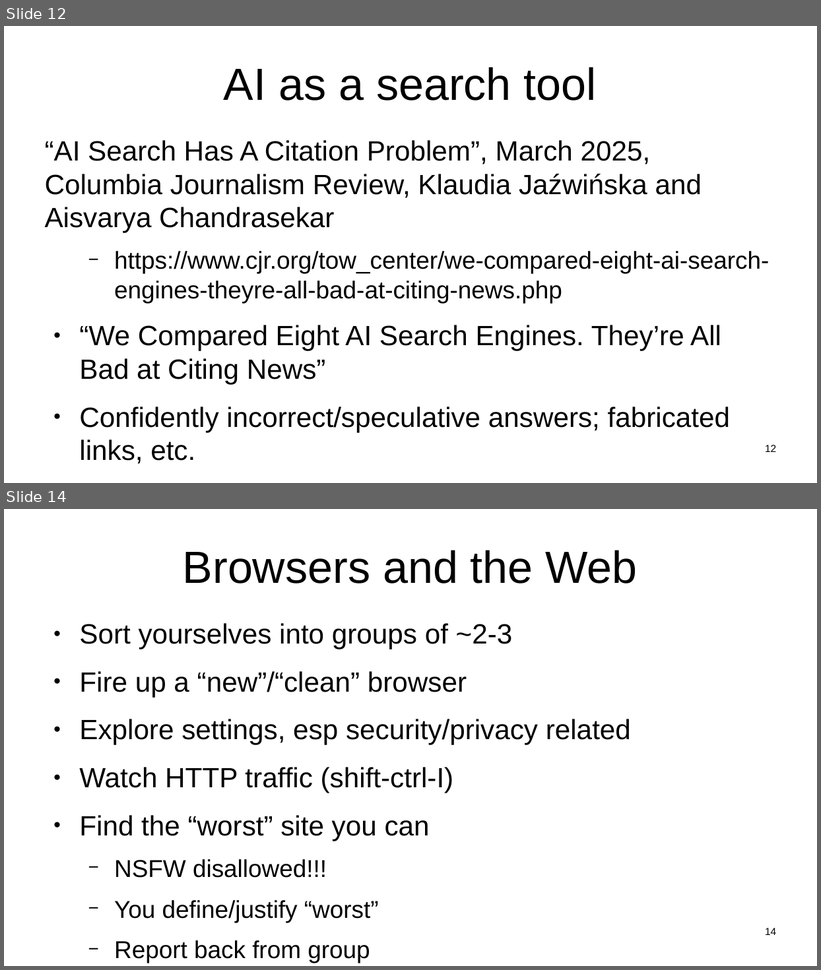
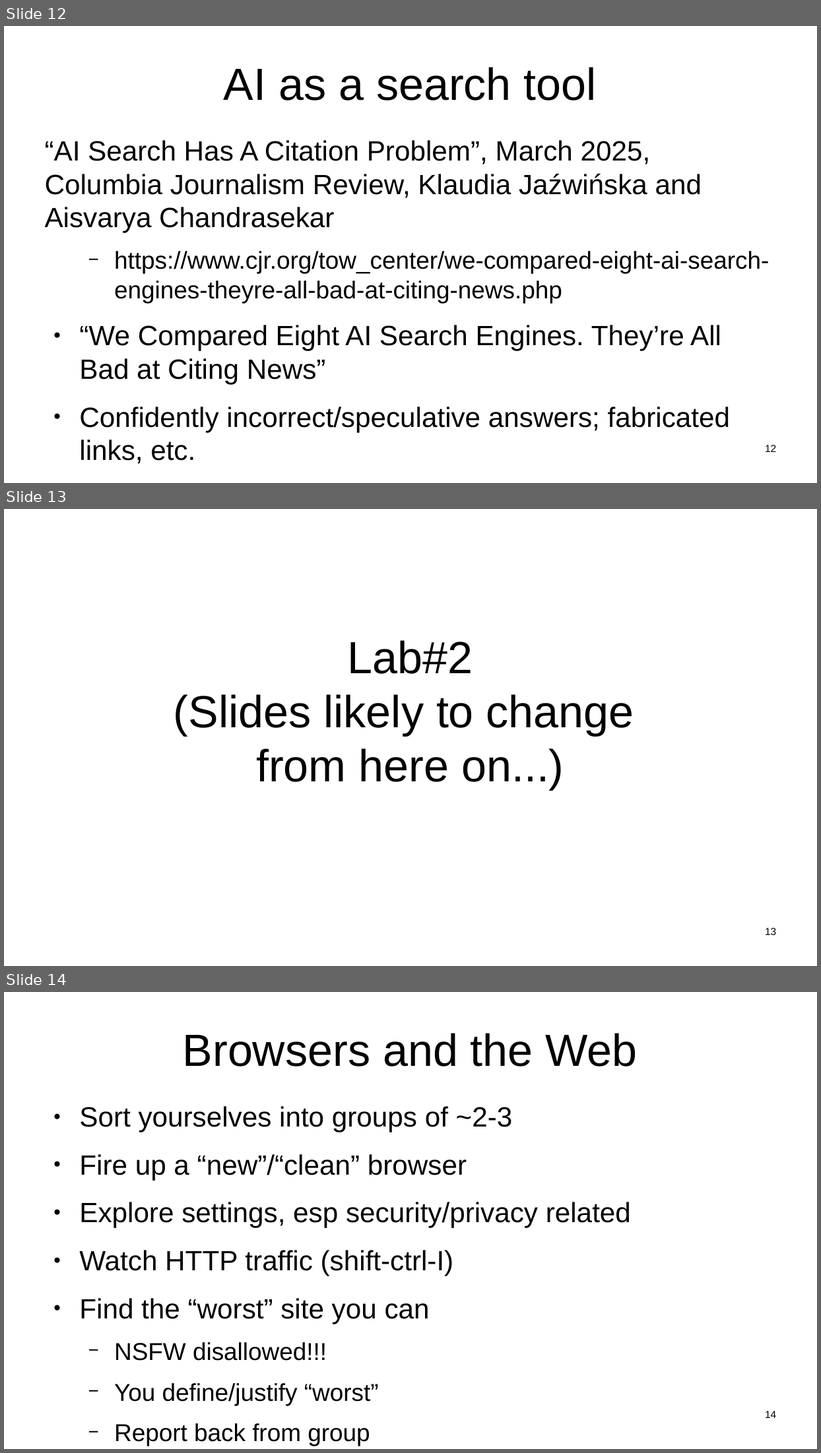
Before and after one commit to sftcd/witidtm, a slide deck: lectures/2026-2027/labs.odp. Shown one above the other, each under a label of ours: slides 12 and 14 before the commit, slides 12, 13 and 14 after it; the slides between them are not shown. The pictures are 821x970 and 821x1453 pixels, drawn with LibreOffice and Linux fonts; fonts in the diff are those of the drawing. Boxes give left, top, right and bottom in pixels: in the first picture for what was removed or moved away, otherwise in the second. Text is boxed around its words. In the diff, an @@ line names an element or a change of style, - is before the commit and + after.

```diff
--- a/lectures/2026-2027/labs.odp
+++ b/lectures/2026-2027/labs.odp
@@ slide 13 added at bbox=[4, 509, 817, 966], background #FFFFFF @@
@@ title added at bbox=[174, 640, 634, 790], 44 pt, text #000000 @@
+Lab#2
+(Slides likely to change
+from here on...)
@@ page number added at bbox=[765, 928, 776, 935], 10 pt, text #000000 @@
+13
```
Also in this commit, not shown: 1 slide removed, 4 other files.
